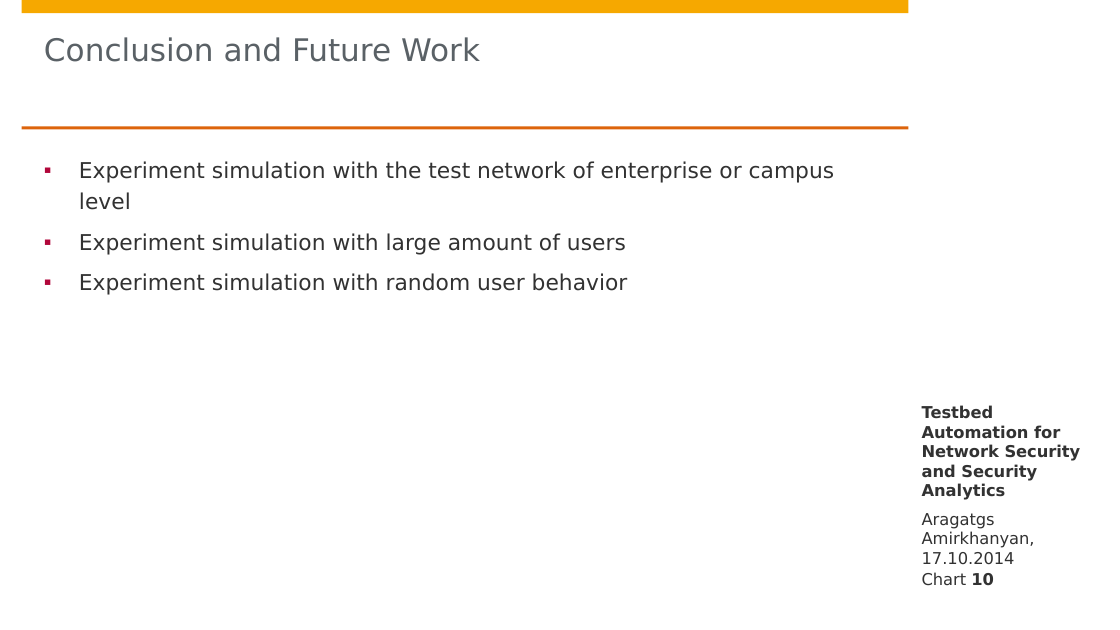
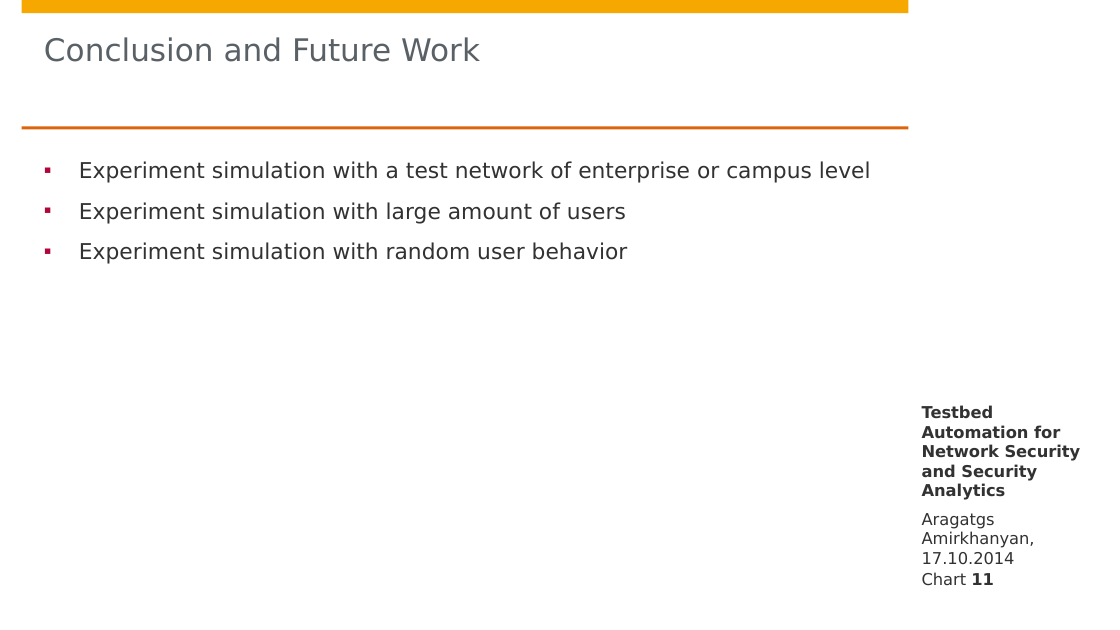
Before and after one commit to aragats/HPI, a slide deck: slide 11 of Research School/Retreat/Fall 2014/retreat draft 4/Aragats_Amirkhanyan_Fall_Retreat_2014.pptx (slide 10 before the commit). Drawn at 1120x630 pixels with LibreOffice and Linux fonts; fonts in the diff are those of the drawing; background and template pictures are left out. Boxes give left, top, right and bottom in pixels: in the first picture for what was removed or moved away, otherwise in the second. Text is boxed around its words. In the diff, an @@ line names an element or a change of style, - is before the commit and + after.

```diff
--- a/Research School/Retreat/Fall 2014/retreat draft 4/Aragats_Amirkhanyan_Fall_Retreat_2014.pptx
+++ b/Research School/Retreat/Fall 2014/retreat draft 4/Aragats_Amirkhanyan_Fall_Retreat_2014.pptx
@@ text at (79, 161, 871, 183): text changed @@
-▪ Experiment simulation with the test network of enterprise or campus level
+▪ Experiment simulation with a test network of enterprise or campus level
@@ page number at (922, 572, 994, 586): text changed @@
-Chart 10
+Chart 11
```
Also in this commit, not shown: 4 other slides changed, 6 slides removed, 1 other file.
